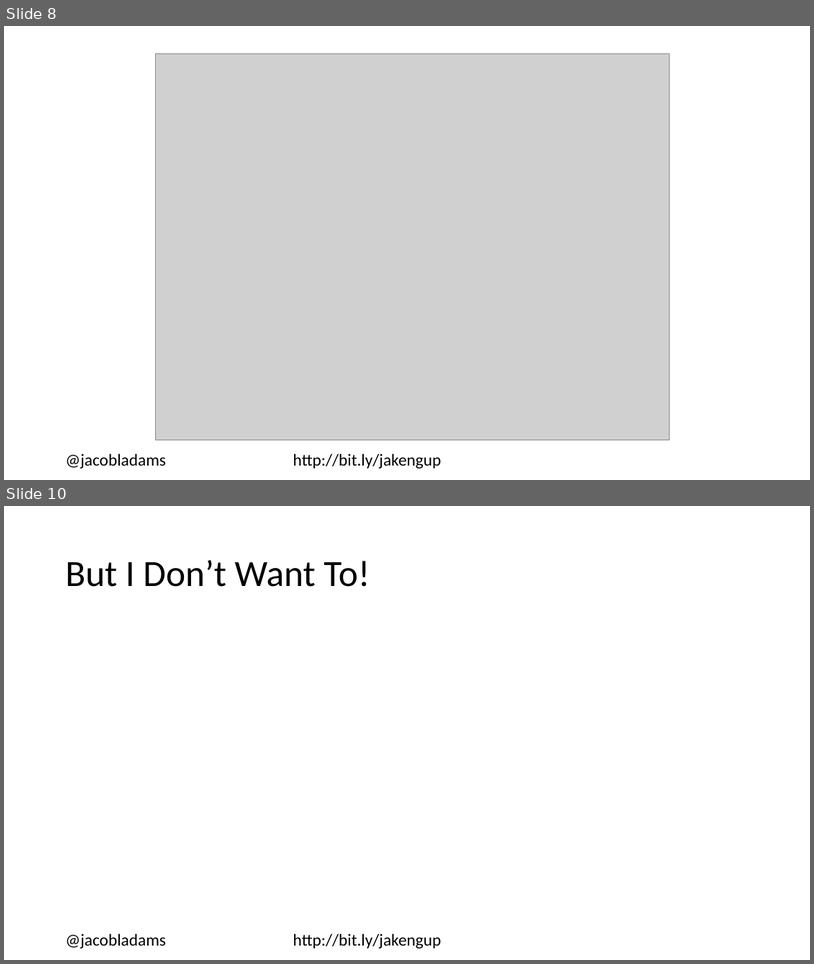
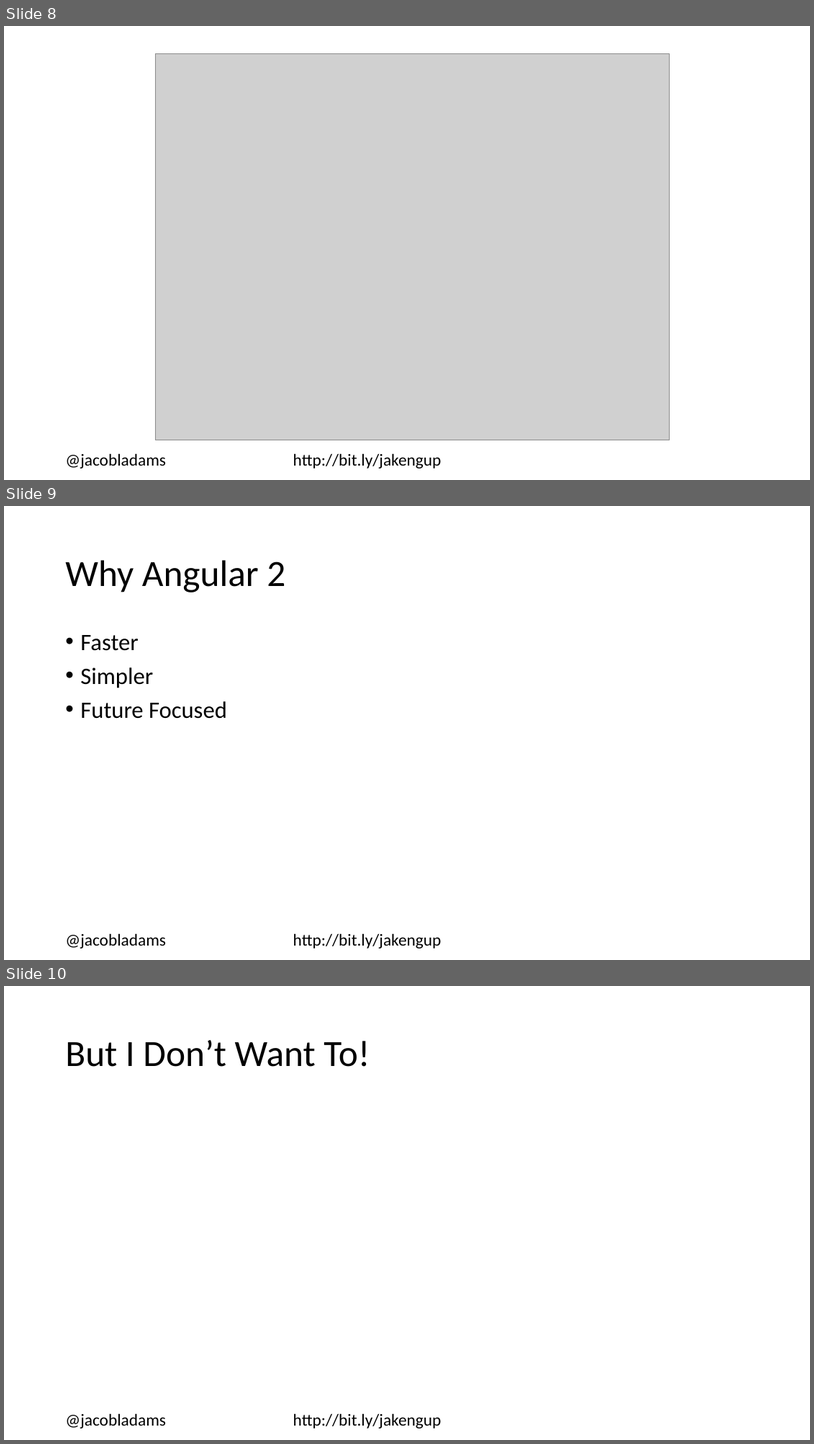
Before and after one commit to jacobladams/upgrading-from-angularjs-1-to-angular-2-plus-presentation, a slide deck: Upgrading from AngularJS 1 to Angular 2+.pptx. Shown one above the other, each under a label of ours: slides 8 and 10 before the commit, slides 8, 9 and 10 after it; the slides between them are not shown. The pictures are 814x964 and 814x1444 pixels, drawn with LibreOffice and Linux fonts; fonts in the diff are those of the drawing; grey boxes stand for pictures. Boxes give left, top, right and bottom in pixels: in the first picture for what was removed or moved away, otherwise in the second. Text is boxed around its words. In the diff, an @@ line names an element or a change of style, - is before the commit and + after.

```diff
--- a/Upgrading from AngularJS 1 to Angular 2+.pptx
+++ b/Upgrading from AngularJS 1 to Angular 2+.pptx
@@ slide 9 added at [4,506,810,960], background #FFFFFF @@
@@ title added at [65,560,286,592], 44 pt, text #000000 @@
+Why Angular 2
@@ text added at [80,635,227,718], 28 pt, text #000000 @@
+• Faster
+• Simpler
+• Future Focused
@@ text added at [65,933,442,948], 20 pt, text #000000 @@
+@jacobladams http://bit.ly/jakengup
```
Also in this commit, not shown: 7 slides changed, 8 other slides added.
